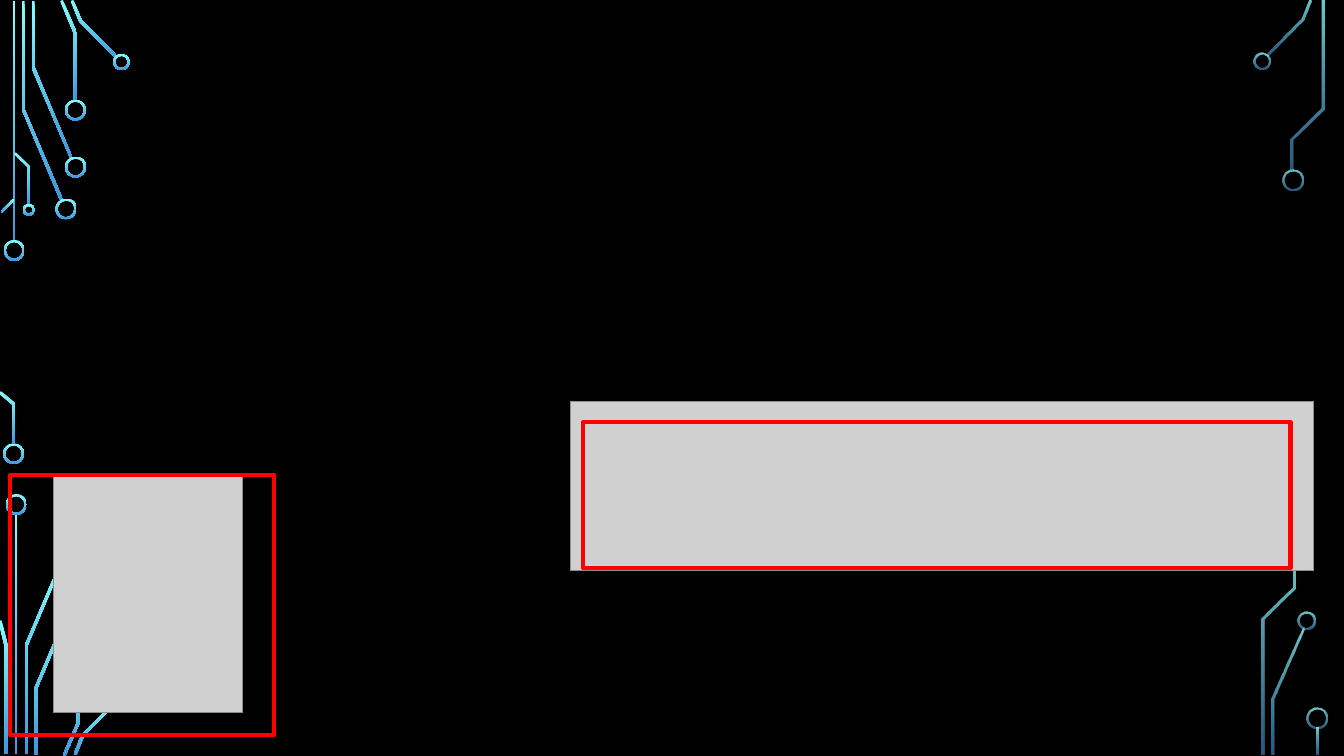
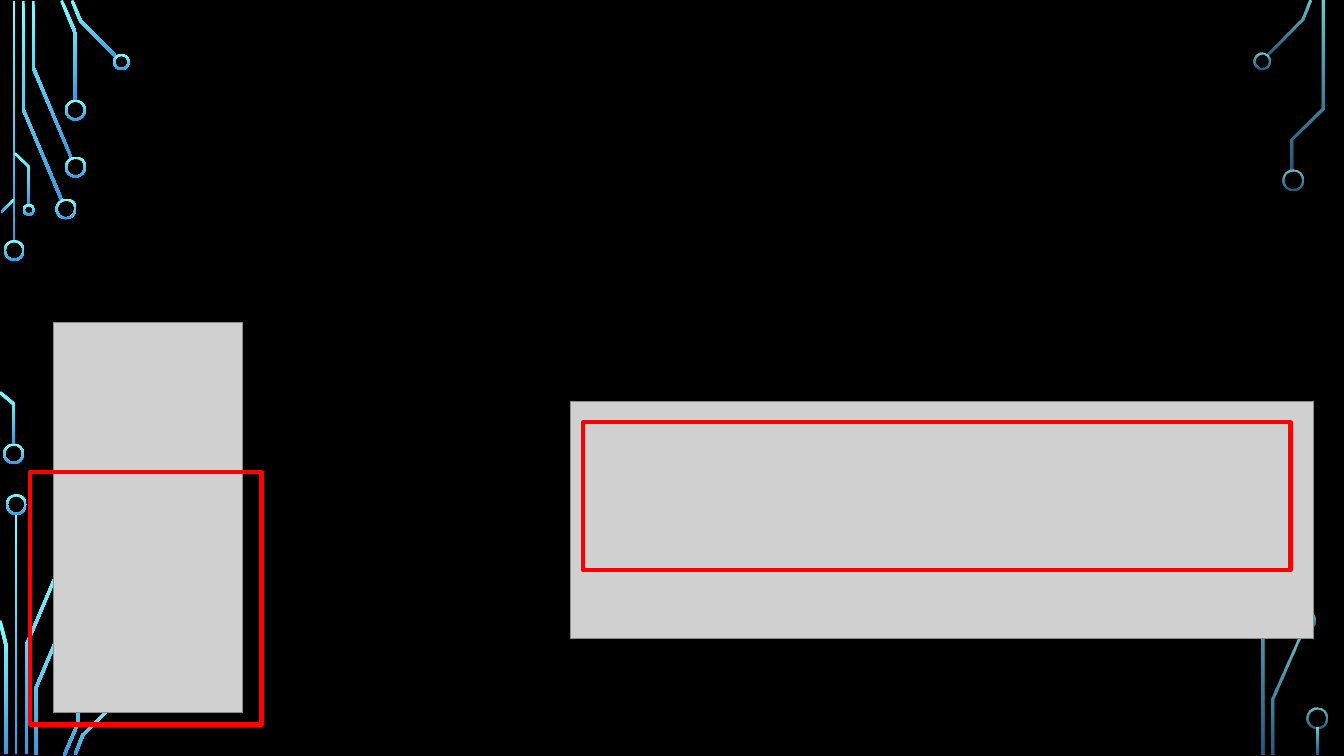
Before and after one commit to FIUBA-Posgrado-Inteligencia-Artificial/aprendizaje_profundo, a slide deck: slide 4 of clase_6/teoria/RNN.E2.pptx. Drawn at 1344x756 pixels with LibreOffice and Linux fonts; fonts in the diff are those of the drawing; grey boxes stand for pictures; background and template pictures are left out. Boxes give left, top, right and bottom in pixels: in the first picture for what was removed or moved away, otherwise in the second. Text is boxed around its words. In the diff, an @@ line names an element or a change of style, - is before the commit and + after.

```diff
--- a/clase_6/teoria/RNN.E2.pptx
+++ b/clase_6/teoria/RNN.E2.pptx
@@ picture resized from (x1=53, y1=475, x2=243, y2=713) to (x1=53, y1=323, x2=243, y2=713) @@
@@ picture resized from (x1=571, y1=401, x2=1315, y2=571) to (x1=571, y1=401, x2=1315, y2=639) @@
@@ rectangle resized from (x1=10, y1=475, x2=274, y2=735) to (x1=30, y1=472, x2=261, y2=725) @@
```
Also in this commit, not shown: 2 other slides changed, 1 slide added, 7 other files.
